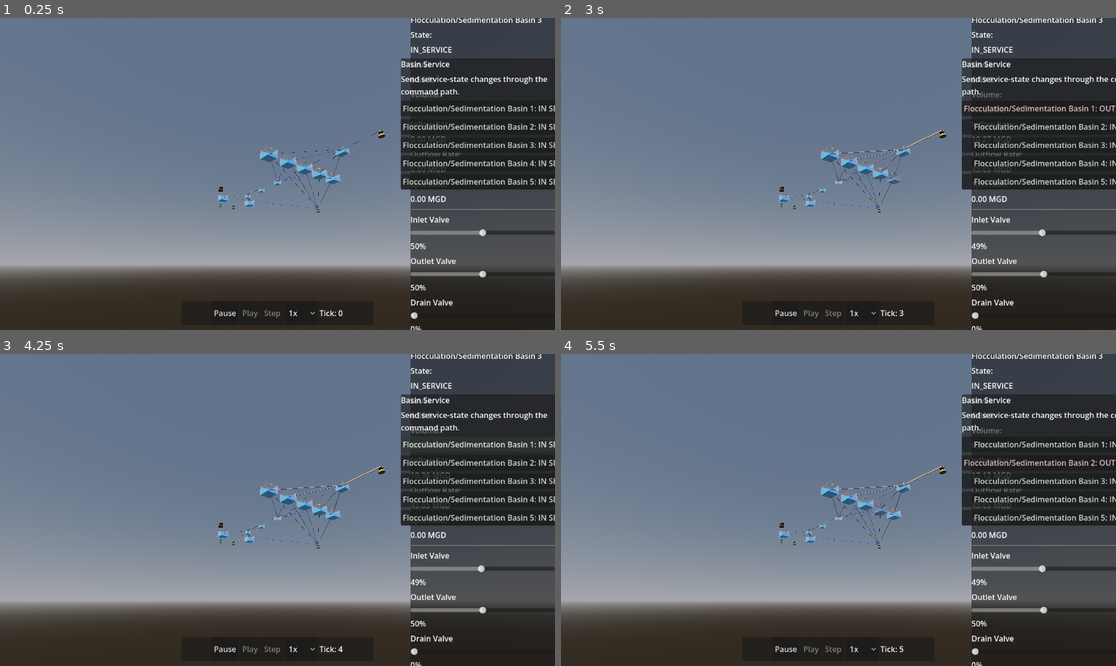
Above: before the commit, frames 1-4 (two rows, left to right).
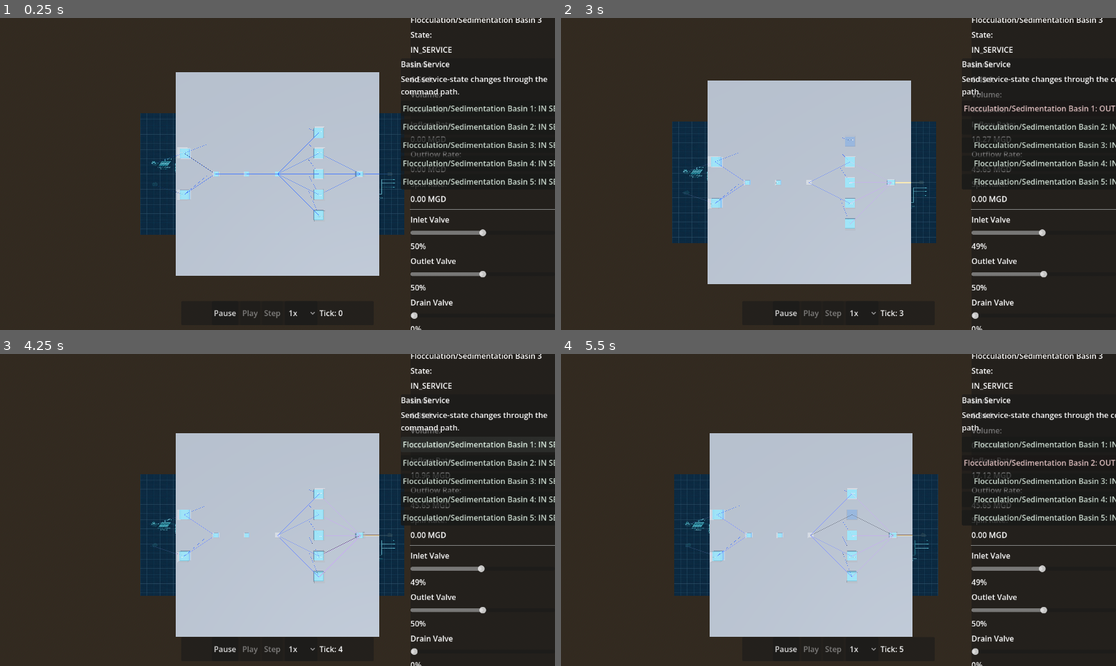
Above: after the commit, the same moments.

Repository: boxwrench/Sunol-Flowlab
Game: Godot game, scene res://scenes/plant/headworks_area.tscn
Two runs of this game, one before a commit and one after it. Both use one fixed random seed, a clock stepped at 60 frames per second and the inputs below.
Inputs (mouse positions are in pixels of both pictures, inside the frame that each line leads up to):
- Up to frame 1 (0.25 s): no input
- Up to frame 2 (3 s): click "1x" at 0.5 s; click "Flocculation/Sedimentation Ba…" at 1.25 s; tap Enter at 2 s; move the mouse to (960, 158) at 2.02 s; hold D 2.03-2.75 s; tap R at 2.1 s; click (960, 158) at 2.17 s; drag from (727, 189) to (810, 236) at 2.77 s
- Up to frame 3 (4.25 s): click "Flocculation/Sedimentation Ba…" at 3.5 s
- Up to frame 4 (5.5 s): click "Flocculation/Sedimentation Ba…" at 4.25 s; move the mouse to (894, 441) at 5.02 s; hold D from 5.03 s (still down); tap Alt at 5.1 s; click (894, 441) at 5.17 s; tap R at 5.3 s

The runs differ from the first frame. In frame 1, 71% of the frame differs, in the area x 0-100%, y 0-87%; in frame 2, 72%; in frame 3, 74%, in the area x 0-100%, y 0-91%; in frame 4, 74%.

Commit message:
WP3.9: Bird's-eye camera rig + scaled blueprint underlay

Diff:
--- a/config/plants/phase3_headworks/presentation_map.json
+++ b/config/plants/phase3_headworks/presentation_map.json
@@ -1,5 +1,11 @@
 {
   "$schema": "../../schema/presentation_map.schema.json",
+  "reference_plane": {
+    "image_path": "res://assets/textures/blueprint.jpg",
+    "size_m": [130.0, 60.0],
+    "center_m": [-2.5, 0.0],
+    "opacity": 0.85
+  },
   "units": [
     {
       "unit_id": "EXTERNAL_SOURCE_01",
--- a/config/schema/presentation_map.schema.json
+++ b/config/schema/presentation_map.schema.json
@@ -29,6 +29,39 @@
         "required": ["unit_id"],
         "additionalProperties": false
       }
+    },
+    "reference_plane": {
+      "type": "object",
+      "description": "Optional background/scaled site blueprint image plane rendered under the plant.",
+      "properties": {
+        "image_path": {
+          "type": "string",
+          "pattern": "^res://.+\\.(png|jpg|jpeg|webp)$",
+          "description": "Path to the blueprint image texture inside the project."
+        },
+        "size_m": {
+          "type": "array",
+          "items": { "type": "number" },
+          "minItems": 2,
+          "maxItems": 2,
+          "description": "Physical size [width, height] in meters."
+        },
+        "center_m": {
+          "type": "array",
+          "items": { "type": "number" },
+          "minItems": 2,
+          "maxItems": 2,
+          "description": "Center location [x, z] in meters on the ground plane."
+        },
+        "opacity": {
+          "type": "number",
+          "minimum": 0.0,
+          "maximum": 1.0,
+          "description": "Transparency/opacity factor from 0.0 (invisible) to 1.0 (opaque)."
+        }
+      },
+      "required": ["image_path", "size_m"],
+      "additionalProperties": false
     }
   },
   "required": ["units"],
--- a/project.godot
+++ b/project.godot
@@ -1,3 +1,11 @@
+; Engine configuration file.
+; It's best edited using the editor UI and not directly,
+; since the parameters that go here are not all obvious.
+;
+; Format:
+;   [section] ; section goes between []
+;   param=value ; assign values to parameters
+
 config_version=5
 
 [application]
@@ -6,15 +14,15 @@
 run/main_scene="res://scenes/plant/headworks_area.tscn"
 config/features=PackedStringArray("4.7")
 
-[editor_plugins]
+[autoload]
 
-enabled=PackedStringArray("res://addons/gut/plugin.cfg")
+CommandBus="*res://scripts/application/command_bus.gd"
+EventBus="*res://scripts/application/event_bus.gd"
 
 [debug]
 
 gdscript/warnings/untyped_declaration=1
 
-[autoload]
+[editor_plugins]
 
-CommandBus="*res://scripts/application/command_bus.gd"
-EventBus="*res://scripts/application/event_bus.gd"
+enabled=PackedStringArray("res://addons/gut/plugin.cfg")
--- a/scenes/plant/headworks_area.tscn
+++ b/scenes/plant/headworks_area.tscn
@@ -3,7 +3,7 @@
 [ext_resource type="Script" path="res://scripts/application/headworks_area_bootstrap.gd" id="1_bootstrap"]
 [ext_resource type="Script" path="res://scripts/application/simulation_host.gd" id="2_host"]
 [ext_resource type="PackedScene" path="res://scenes/environment/placeholder_environment.tscn" id="3_env"]
-[ext_resource type="PackedScene" path="res://scenes/cameras/orbit_camera.tscn" id="4_camera"]
+[ext_resource type="Script" path="res://scripts/presentation/headworks/headworks_camera_rig.gd" id="4_camera_rig"]
 [ext_resource type="Script" path="res://scripts/presentation/headworks/headworks_presentation_adapter.gd" id="5_presenter"]
 [ext_resource type="PackedScene" path="res://scenes/ui/controls/time_controls.tscn" id="6_controls"]
 [ext_resource type="PackedScene" path="res://scenes/ui/asset_panel/asset_panel.tscn" id="7_asset_panel"]
@@ -17,11 +17,10 @@
 
 [node name="PlaceholderEnvironment" parent="." instance=ExtResource("3_env")]
 
-[node name="OrbitCamera" parent="." instance=ExtResource("4_camera")]
-target = Vector3(0, 6, 0)
-distance = 108.0
-yaw = 52.0
-pitch = -24.0
+[node name="HeadworksCameraRig" type="Camera3D" parent="."]
+script = ExtResource("4_camera_rig")
+height = 100.0
+target = Vector3(0, 0, 0)
 
 [node name="HeadworksPresentation" type="Node3D" parent="."]
 script = ExtResource("5_presenter")
--- /dev/null
+++ b/scripts/presentation/headworks/headworks_camera_rig.gd
@@ -0,0 +1,67 @@
+class_name HeadworksCameraRig
+extends Camera3D
+
+@export var pan_speed: float = 1.0
+@export var key_pan_speed: float = 30.0 # units per second
+@export var zoom_speed: float = 2.0
+@export var min_zoom: float = 10.0
+@export var max_zoom: float = 150.0
+
+# Current camera height/zoom
+@export var height: float = 80.0
+@export var target: Vector3 = Vector3(0.0, 0.0, 0.0)
+
+var _is_dragging: bool = false
+var _last_mouse_pos: Vector2 = Vector2.ZERO
+
+func _ready() -> void:
+	current = true
+	_update_camera()
+
+func _process(delta: float) -> void:
+	var key_input := Vector2.ZERO
+	if Input.is_key_pressed(KEY_W) or Input.is_key_pressed(KEY_UP):
+		key_input.y -= 1.0
+	if Input.is_key_pressed(KEY_S) or Input.is_key_pressed(KEY_DOWN):
+		key_input.y += 1.0
+	if Input.is_key_pressed(KEY_A) or Input.is_key_pressed(KEY_LEFT):
+		key_input.x -= 1.0
+	if Input.is_key_pressed(KEY_D) or Input.is_key_pressed(KEY_RIGHT):
+		key_input.x += 1.0
+
+	if key_input != Vector2.ZERO:
+		key_input = key_input.normalized()
+		target.x += key_input.x * key_pan_speed * delta
+		target.z += key_input.y * key_pan_speed * delta
+		_update_camera()
+
+func _unhandled_input(event: InputEvent) -> void:
+	if event is InputEventMouseButton:
+		if event.button_index == MOUSE_BUTTON_LEFT or event.button_index == MOUSE_BUTTON_RIGHT or event.button_index == MOUSE_BUTTON_MIDDLE:
+			if event.pressed:
+				_is_dragging = true
+				_last_mouse_pos = event.position
+			else:
+				_is_dragging = false
+		elif event.button_index == MOUSE_BUTTON_WHEEL_UP:
+			if event.pressed:
+				height = max(min_zoom, height - zoom_speed * 5.0)
+				_update_camera()
+		elif event.button_index == MOUSE_BUTTON_WHEEL_DOWN:
+			if event.pressed:
+				height = min(max_zoom, height + zoom_speed * 5.0)
+				_update_camera()
+
+	elif event is InputEventMouseMotion:
+		if _is_dragging:
+			var mouse_delta: Vector2 = event.position - _last_mouse_pos
+			_last_mouse_pos = event.position
+
+			var drag_scale := height / 800.0
+			target.x -= mouse_delta.x * pan_speed * drag_scale
+			target.z -= mouse_delta.y * pan_speed * drag_scale
+			_update_camera()
+
+func _update_camera() -> void:
+	global_position = Vector3(target.x, height, target.z)
+	look_at(target, Vector3.FORWARD)
--- a/scripts/presentation/headworks/headworks_presentation_adapter.gd
+++ b/scripts/presentation/headworks/headworks_presentation_adapter.gd
@@ -15,6 +15,9 @@
 	_clear_visuals()
 	_unit_definitions.clear()
 	_presentation_positions.clear()
+
+	if presentation_map.has("reference_plane"):
+		_build_reference_plane(presentation_map["reference_plane"])
 
 	for entry in presentation_map.get("units", []):
 		var unit_id: StringName = StringName(entry.get("unit_id", ""))
@@ -126,6 +129,44 @@
 	for child in get_children():
 		child.queue_free()
 
+func _build_reference_plane(ref_config: Dictionary) -> void:
+	var image_path: String = ref_config.get("image_path", "")
+	var size_arr = ref_config.get("size_m", [10.0, 10.0])
+	var center_arr = ref_config.get("center_m", [0.0, 0.0])
+	var opacity: float = float(ref_config.get("opacity", 1.0))
+
+	if image_path == "" or not ResourceLoader.exists(image_path):
+		push_warning("Reference plane image path does not exist: %s" % image_path)
+		return
+
+	var texture = load(image_path)
+	if texture == null:
+		push_warning("Failed to load reference plane texture: %s" % image_path)
+		return
+
+	var plane_instance := MeshInstance3D.new()
+	plane_instance.name = "ReferencePlane"
+
+	var plane_mesh := PlaneMesh.new()
+	plane_mesh.size = Vector2(float(size_arr[0]), float(size_arr[1]))
+	plane_instance.mesh = plane_mesh
+
+	var x_pos := float(center_arr[0])
+	var z_pos := float(center_arr[1])
+	plane_instance.position = Vector3(x_pos, -0.05, z_pos)
+
+	var mat := StandardMaterial3D.new()
+	mat.albedo_texture = texture
+	mat.roughness = 1.0
+	mat.shading_mode = BaseMaterial3D.SHADING_MODE_UNSHADED
+
+	if opacity < 1.0:
+		mat.transparency = BaseMaterial3D.TRANSPARENCY_ALPHA
+		mat.albedo_color = Color(1.0, 1.0, 1.0, opacity)
+
+	plane_instance.set_surface_override_material(0, mat)
+	add_child(plane_instance)
+
 func _array_to_vector3(values: Variant) -> Vector3:
 	if values is Array and values.size() >= 3:
 		return Vector3(float(values[0]), float(values[1]), float(values[2]))
--- /dev/null
+++ b/tests/unit/presentation/test_presentation_adapter.gd
@@ -0,0 +1,51 @@
+extends "res://addons/gut/test.gd"
+
+const ADAPTER_SCRIPT = preload("res://scripts/presentation/headworks/headworks_presentation_adapter.gd")
+
+func test_reference_plane_creation_when_configured() -> void:
+	var presenter = ADAPTER_SCRIPT.new()
+	add_child_autofree(presenter)
+
+	var engine = SimulationEngine.new()
+	var config := ConfigLoader.load_plant_config("phase3_headworks")
+	assert_true(config.success, "Config load should succeed")
+
+	# presentation map with reference plane
+	var presentation_map = {
+		"reference_plane": {
+			"image_path": "res://assets/textures/blueprint.jpg",
+			"size_m": [100.0, 50.0],
+			"center_m": [0.0, 0.0],
+			"opacity": 0.5
+		},
+		"units": []
+	}
+
+	presenter.configure(engine, config.topology_data, presentation_map)
+
+	var ref_plane = presenter.get_node_or_null("ReferencePlane")
+	assert_not_null(ref_plane, "ReferencePlane should be created when config present")
+	assert_true(ref_plane is MeshInstance3D, "ReferencePlane should be a MeshInstance3D")
+
+	var mesh = ref_plane.mesh
+	assert_true(mesh is PlaneMesh, "ReferencePlane mesh should be a PlaneMesh")
+	assert_eq(mesh.size, Vector2(100.0, 50.0), "ReferencePlane size should match config")
+	assert_eq(ref_plane.position, Vector3(0.0, -0.05, 0.0), "ReferencePlane position should match config center")
+
+func test_reference_plane_not_created_when_absent() -> void:
+	var presenter = ADAPTER_SCRIPT.new()
+	add_child_autofree(presenter)
+
+	var engine = SimulationEngine.new()
+	var config := ConfigLoader.load_plant_config("phase3_headworks")
+	assert_true(config.success, "Config load should succeed")
+
+	# presentation map without reference plane
+	var presentation_map = {
+		"units": []
+	}
+
+	presenter.configure(engine, config.topology_data, presentation_map)
+
+	var ref_plane = presenter.get_node_or_null("ReferencePlane")
+	assert_null(ref_plane, "ReferencePlane should not be created when config is absent")
Binary file added: assets/textures/blueprint.jpg
Not shown, added: assets/textures/blueprint.jpg.import
Not shown, changed: .github/workflows/tests.yml
